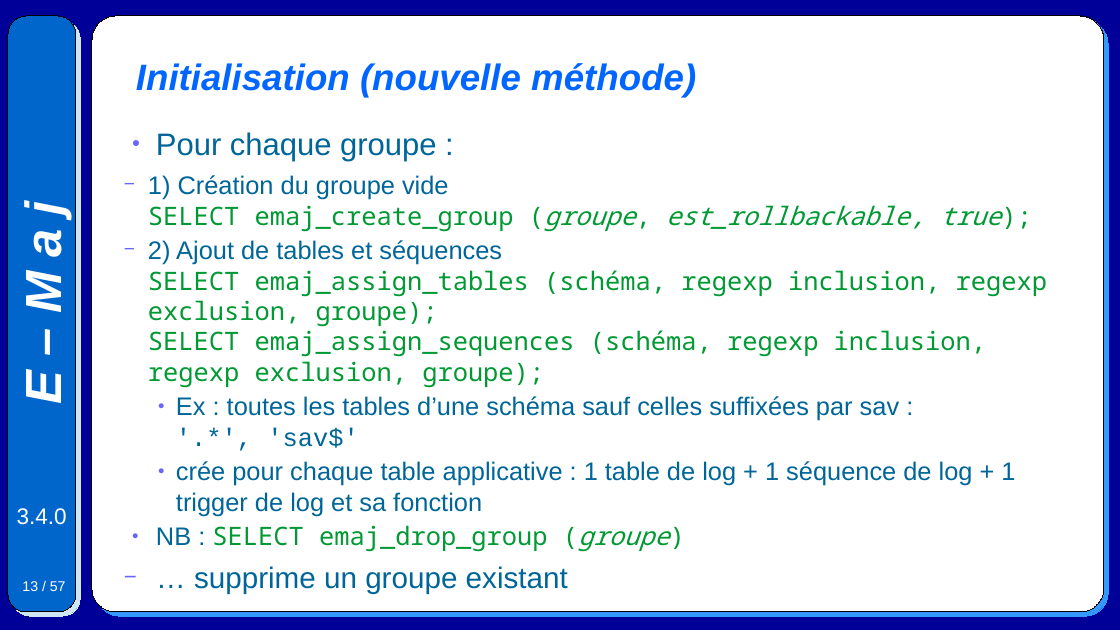
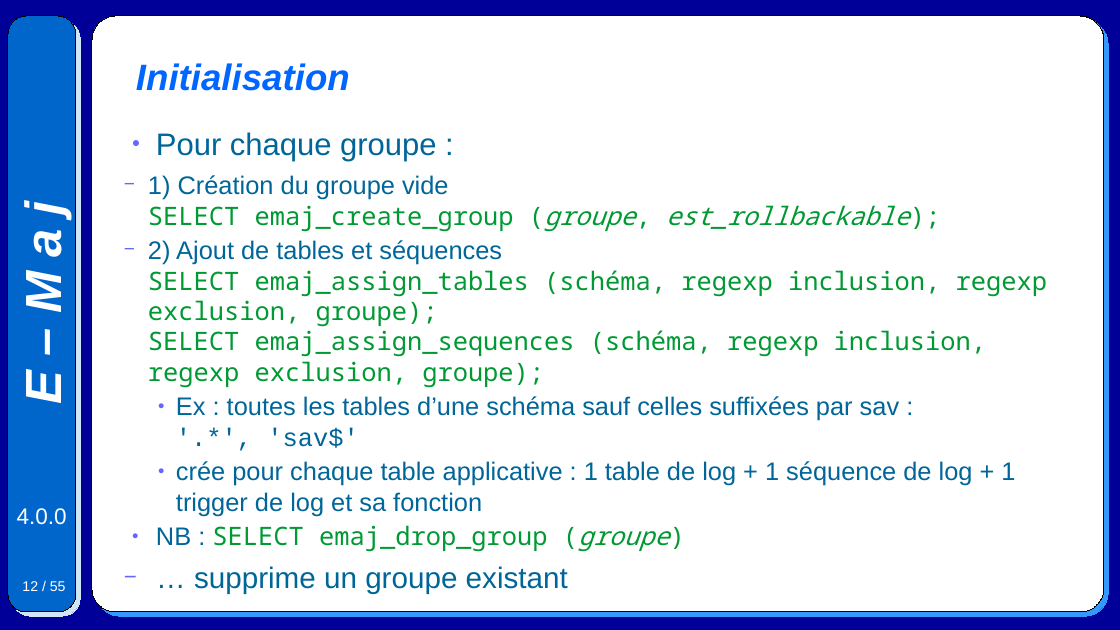
Before and after one commit to beaud76/emaj_doc, a slide deck: slide 12 of Emaj.devel_pres_fr.odp (slide 13 before the commit). Drawn at 1120x630 pixels with LibreOffice and Linux fonts; fonts in the diff are those of the drawing. Boxes give left, top, right and bottom in pixels: in the first picture for what was removed or moved away, otherwise in the second. Text is boxed around its words. In the diff, an @@ line names an element or a change of style, - is before the commit and + after.

```diff
--- a/Emaj.devel_pres_fr.odp
+++ b/Emaj.devel_pres_fr.odp
@@ title at [136,63,350,91]: text changed @@
-Initialisation (nouvelle méthode)
+Initialisation
@@ text at [148,175,910,232]: text changed @@
-  − 1) Création du groupe vide
-    SELECT emaj_create_group (groupe, est_rollbackable, true);
+  − 1) Création du groupe vide
+    SELECT emaj_create_group (groupe, est_rollbackable);
@@ text at [17,508,67,525]: text changed @@
-3.4.0
+4.0.0
@@ page number at [22,581,66,591]: text changed @@
-13 / 57
+12 / 55
```
Also in this commit, not shown: 52 other slides changed, 1 slide added, 3 slides removed, 6 other files.
